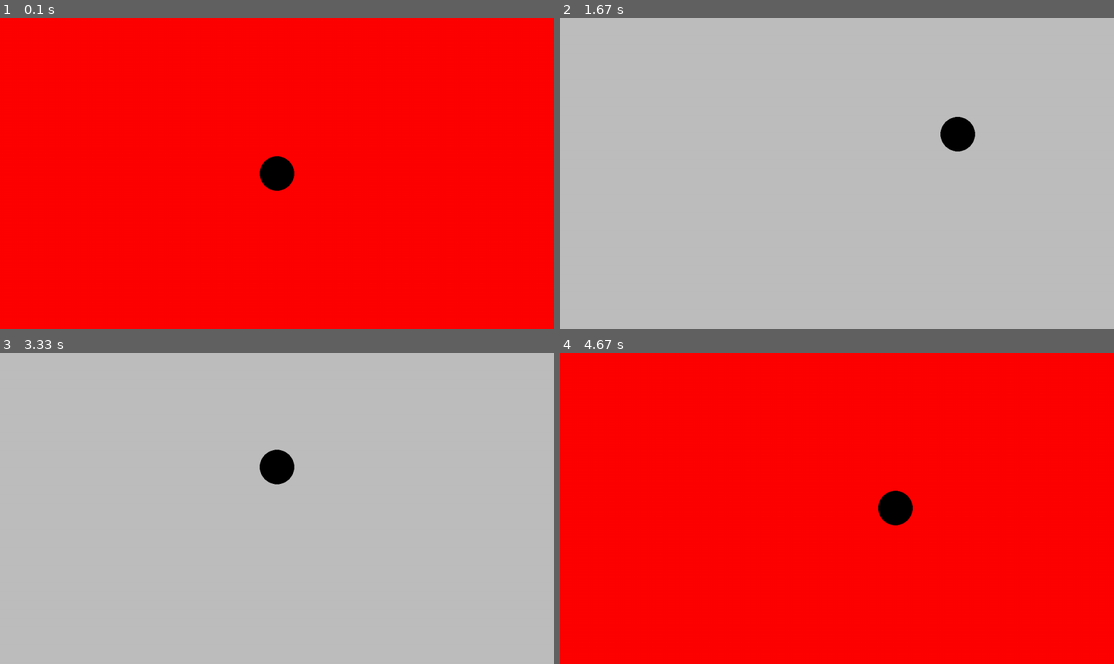
Above: before the commit, frames 1-4 (two rows, left to right).
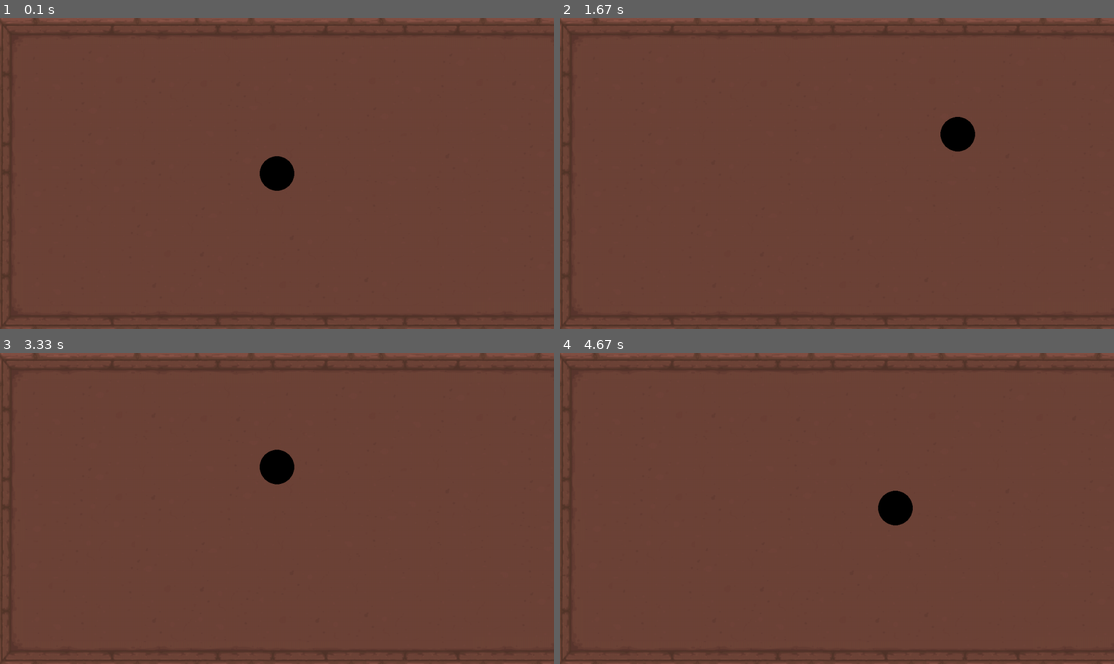
Above: after the commit, the same moments.

Repository: MarcoPertegal/robot8bit-pygame
Game: pygame game, started from robot8bit-game/game/Main.py
Same seed, same stepped clock (60 frames per second), same inputs: the game is played once before the commit and once after it.
Inputs:
- Up to frame 1 (0.1 s): no input
- Up to frame 2 (1.67 s): hold D 0.33-0.8 s; hold W 0.83-1.13 s; hold D 1.17-1.63 s
- Up to frame 3 (3.33 s): hold A 1.67-2.2 s; hold S 2.23-2.53 s; hold A 2.57-2.97 s; hold W from 3 s (still down)
- Up to frame 4 (4.67 s): release W at 3.37 s; hold D 3.4-4.03 s; hold S 4.07-4.43 s; hold A from 4.47 s (still down)

The runs differ from the first frame. In frame 1, 99% of the frame differs, in the area x 0-100%, y 0-100%; in frame 2, 99%; in frame 3, 99%; in frame 4, 99%.

Commit message:
background player class

Diff:
--- a/robot8bit-game/game/Main.py
+++ b/robot8bit-game/game/Main.py
@@ -1,7 +1,9 @@
 import pygame
 pygame.init()
-
+#HACER que nose salga la bola de la pantalla disminuir tamaño imagen y pintar al player
 screen = pygame.display.set_mode((1280, 720))
+bg = pygame.image.load("../assets/background.png")
+sprite = pygame.image.load("../assets/player.png")
 clock = pygame.time.Clock()
 running = True
 dt = 0
@@ -10,17 +12,22 @@
 player_pos = pygame.Vector2(screen.get_width() / 2, screen.get_height() / 2)
 
 while running:
-
+    #para el juego si le damos a la cruz para salir
     for event in pygame.event.get():
         if event.type == pygame.QUIT:
             running = False
 
+    #fondo ver como poner el background mui
+    """
     if player_pos.y < 300:
         screen.fill("grey")
     else:
-        screen.fill("red")
+        screen.fill("red")"""
+
+    screen.blit(bg, (-20, -20))
 
     pygame.draw.circle(screen, "black", player_pos, 40)
+
 
     keys = pygame.key.get_pressed()
     if keys[pygame.K_w]:
Empty file removed: robot8bit-game/assets/Obstacle.py
Empty file added: robot8bit-game/game/models/Obstacle.py
